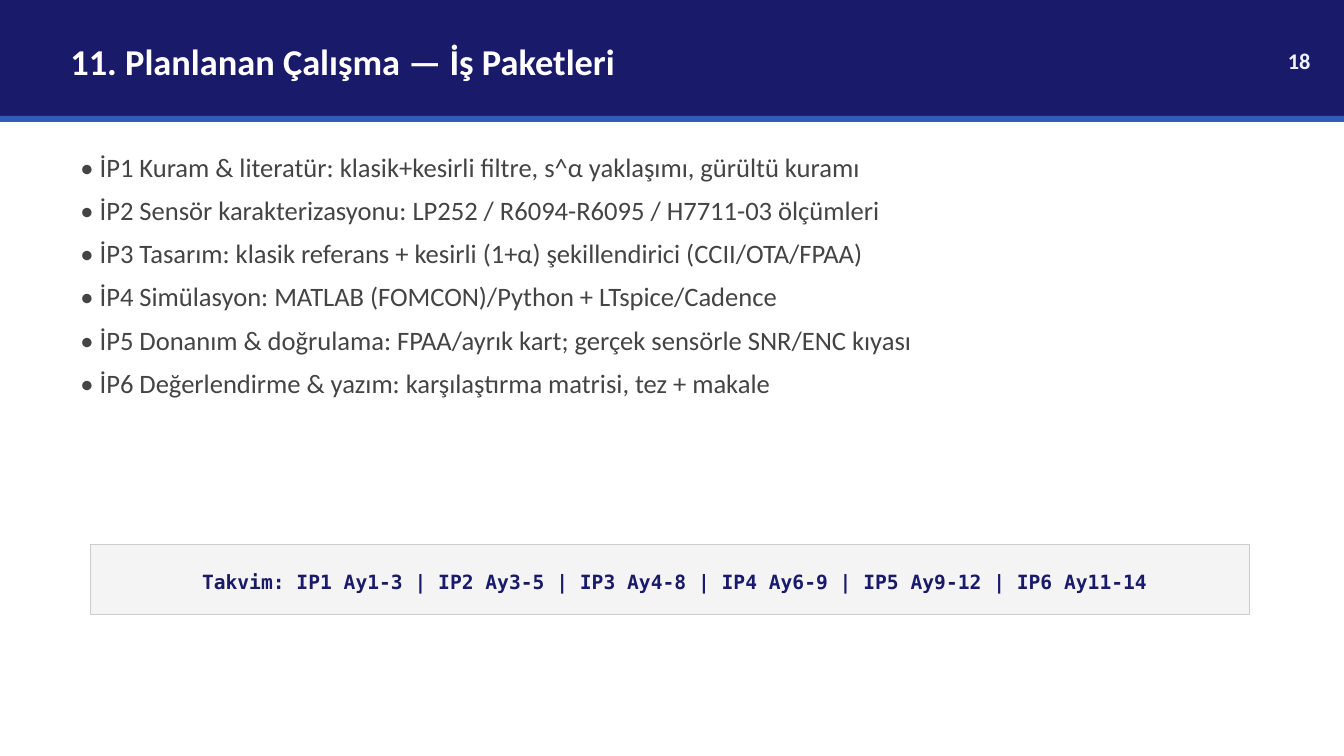
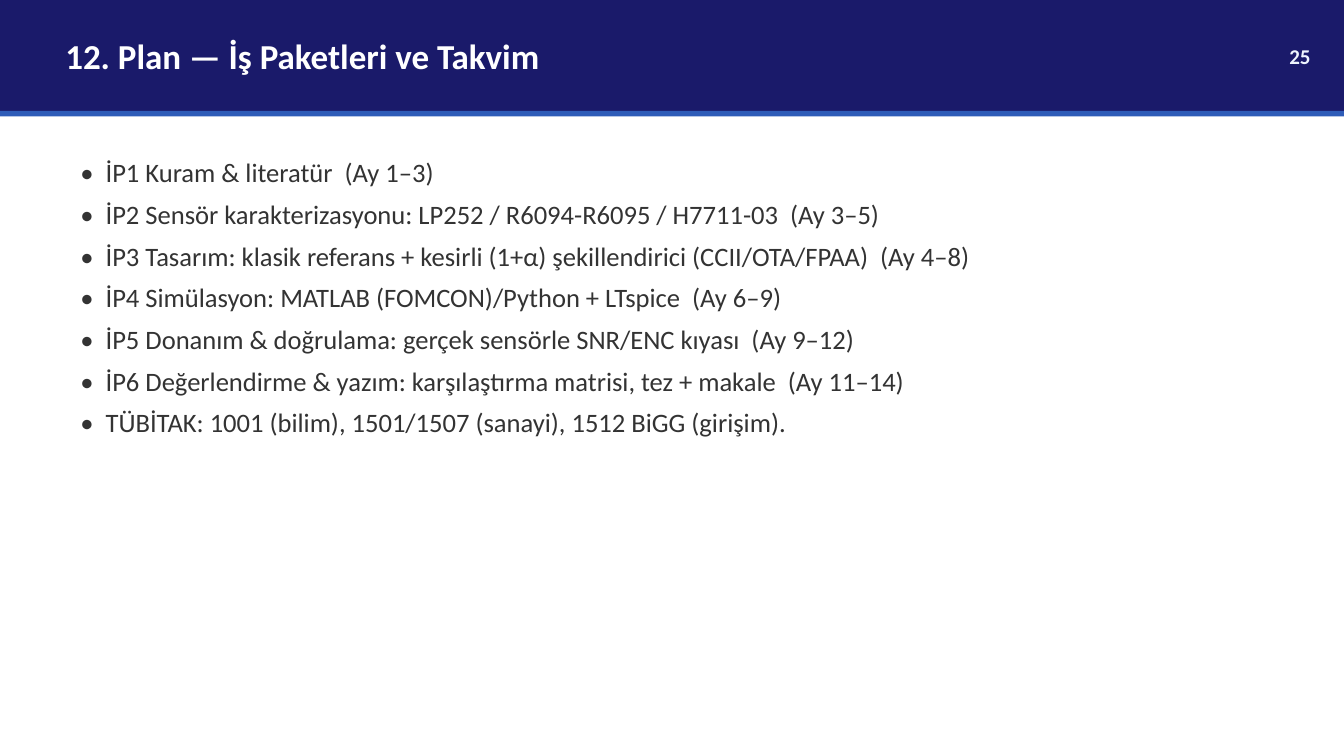
Before and after one commit to selinacr/selin, a slide deck: slide 25 of analog-filtre-tez/EEM537_Sunum_SelinACAR.pptx (slide 18 before the commit). Drawn at 1344x756 pixels with LibreOffice and Linux fonts; fonts in the diff are those of the drawing. Boxes give left, top, right and bottom in pixels: in the first picture for what was removed or moved away, otherwise in the second. Text is boxed around its words. In the diff, an @@ line names an element or a change of style, - is before the commit and + after.

```diff
--- a/analog-filtre-tez/EEM537_Sunum_SelinACAR.pptx
+++ b/analog-filtre-tez/EEM537_Sunum_SelinACAR.pptx
@@ rectangle: place and size @@
-rectangle at <box>0,0,1344,116</box>
+rectangle at <box>0,0,1344,111</box>
@@ text at <box>65,41,539,75</box>: text changed; size 26 to 25 pt @@
-11. Planlanan Çalışma — İş Paketleri
+12. Plan — İş Paketleri ve Takvim
@@ text removed at <box>1288,53,1311,69</box> @@
-18
@@ text added at <box>1289,50,1310,64</box>, 15 pt, text #EEF4FF, bold @@
+25
@@ rectangle: place and size @@
-rectangle at <box>0,116,1344,122</box>
+rectangle at <box>0,111,1344,117</box>
@@ text at <box>106,160,969,437</box>: text changed; text colour #444444 to #333333 @@
-• İP1 Kuram & literatür: klasik+kesirli filtre, s^α yaklaşımı, gürültü kuramı
-• İP2 Sensör karakterizasyonu: LP252 / R6094-R6095 / H7711-03 ölçümleri
-• İP3 Tasarım: klasik referans + kesirli (1+α) şekillendirici (CCII/OTA/FPAA)
-• İP4 Simülasyon: MATLAB (FOMCON)/Python + LTspice/Cadence
-• İP5 Donanım & doğrulama: FPAA/ayrık kart; gerçek sensörle SNR/ENC kıyası
-• İP6 Değerlendirme & yazım: karşılaştırma matrisi, tez + makale
+• İP1 Kuram & literatür (Ay 1–3)
+• İP2 Sensör karakterizasyonu: LP252 / R6094-R6095 / H7711-03 (Ay 3–5)
+• İP3 Tasarım: klasik referans + kesirli (1+α) şekillendirici (CCII/OTA/FPAA) (Ay 4–8)
+• İP4 Simülasyon: MATLAB (FOMCON)/Python + LTspice (Ay 6–9)
+• İP5 Donanım & doğrulama: gerçek sensörle SNR/ENC kıyası (Ay 9–12)
+• İP6 Değerlendirme & yazım: karşılaştırma matrisi, tez + makale (Ay 11–14)
+• TÜBİTAK: 1001 (bilim), 1501/1507 (sanayi), 1512 BiGG (girişim).
@@ rectangle removed at <box>91,544,1250,615</box> @@
-Takvim: IP1 Ay1-3 | IP2 Ay3-5 | IP3 Ay4-8 | IP4 Ay6-9 | IP5 Ay9-12 | IP6 Ay11-14
```
Also in this commit, not shown: 14 other slides changed, 12 slides added, 6 slides removed.
